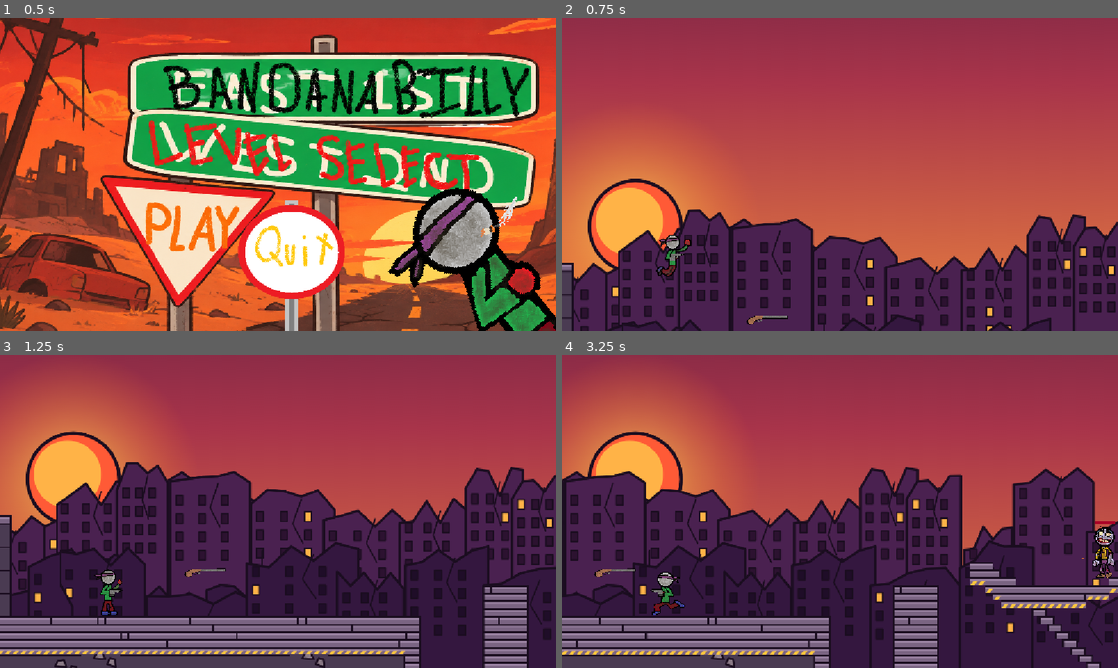
Above: before the commit, frames 1-4 (two rows, left to right).
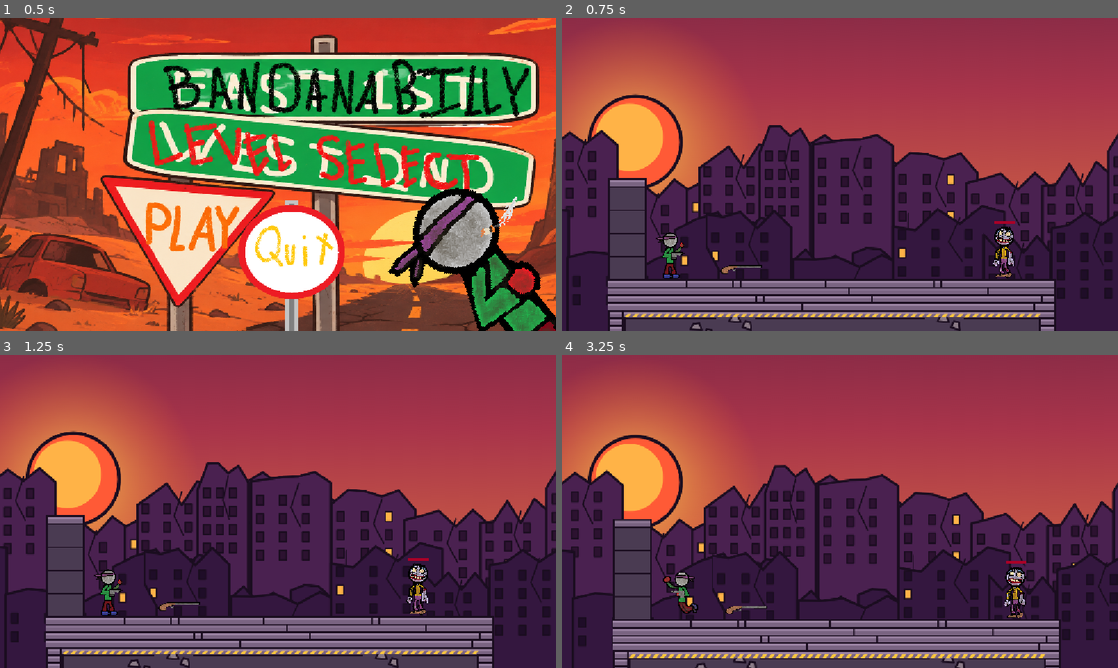
Above: after the commit, the same moments.

Repository: CodingFox007/ByteJam2026
Game: Godot game, scene res://Scenes/title_screen.tscn
Same seed, same stepped clock (60 frames per second), same inputs: the game is played once before the commit and once after it.
Inputs (mouse positions are in pixels of both pictures, inside the frame that each line leads up to):
- Up to frame 1 (0.5 s): no input
- Up to frame 2 (0.75 s): click (751, 230) at 0.5 s
- Up to frame 3 (1.25 s): no input
- Up to frame 4 (3.25 s): move the mouse to (962, 495) at 1.27 s; hold E (interact) 1.28-2.03 s; hold Right (right) 1.28-2.78 s; tap Space (jump) at 1.52, 2.27 s; move the mouse to (728, 527) at 2.02 s; click (728, 527) at 2.1 s; move the mouse to (895, 442) at 2.77 s; hold A (left) from 2.78 s (still down); hold E (interact) from 2.78 s (still down)

Frame 1 is identical in both runs. In frame 2, 52% of the frame differs, in the area x 0-100%, y 11-100%; in frame 3, 28%; in frame 4, 37%.

Commit message:
Added Pause Menu

Diff:
--- a/byte-jam-26/Scenes/level_1.tscn
+++ b/byte-jam-26/Scenes/level_1.tscn
@@ -10,6 +10,7 @@
 [ext_resource type="Texture2D" uid="uid://b6srrtyjgbl5f" path="res://Tiles/city_tileset_64.png" id="8_bjebc"]
 [ext_resource type="PackedScene" uid="uid://cfxrvu7mhfkkm" path="res://Scenes/BottomOfMap.tscn" id="8_xrdnt"]
 [ext_resource type="PackedScene" uid="uid://c631ytftbd2x4" path="res://Scenes/enemy.tscn" id="9_wrinw"]
+[ext_resource type="PackedScene" uid="uid://daj160a5dm3o8" path="res://Scenes/pause_menu.tscn" id="11_af3po"]
 
 [sub_resource type="TileSetAtlasSource" id="TileSetAtlasSource_bjebc"]
 texture = ExtResource("6_j7kpp")
@@ -1670,7 +1671,7 @@
 x_draw_order_reversed = true
 
 [node name="Player" parent="." unique_id=1882964120 instance=ExtResource("7_lsmp6")]
-position = Vector2(81, -42)
+position = Vector2(-71, 138)
 
 [node name="TileMapLayer3" type="TileMapLayer" parent="." unique_id=442886006]
 y_sort_enabled = true
@@ -1686,10 +1687,21 @@
 shape = SubResource("WorldBoundaryShape2D_boc63")
 
 [node name="Zombie" parent="." unique_id=1441788404 instance=ExtResource("9_wrinw")]
-position = Vector2(1400, 434)
+position = Vector2(657, 563)
 
 [node name="Zombie2" parent="." unique_id=1825210692 instance=ExtResource("9_wrinw")]
-position = Vector2(1563, 400)
+position = Vector2(1229, 496)
+
+[node name="Zombie3" parent="." unique_id=816205915 instance=ExtResource("9_wrinw")]
+position = Vector2(1510, 412)
+
+[node name="Zombie4" parent="." unique_id=1655414134 instance=ExtResource("9_wrinw")]
+position = Vector2(1795, 413)
 
 [node name="ShotgunPickup" parent="." unique_id=980105988 instance=ExtResource("4_chwpn")]
-position = Vector2(305, 534)
+position = Vector2(99, 604)
+
+[node name="CanvasLayer" type="CanvasLayer" parent="." unique_id=2086266005]
+layer = 10
+
+[node name="PauseMenu" parent="CanvasLayer" unique_id=1778314687 instance=ExtResource("11_af3po")]
--- /dev/null
+++ b/byte-jam-26/Scenes/pause_menu.tscn
@@ -0,0 +1,56 @@
+[gd_scene format=3 uid="uid://daj160a5dm3o8"]
+
+[ext_resource type="Script" uid="uid://kl6ssd2qbe88" path="res://Scripts/pause_menu.gd" id="1_emv3i"]
+
+[node name="PauseMenu" type="Control" unique_id=1778314687]
+process_mode = 3
+layout_mode = 3
+anchors_preset = 15
+anchor_right = 1.0
+anchor_bottom = 1.0
+grow_horizontal = 2
+grow_vertical = 2
+script = ExtResource("1_emv3i")
+
+[node name="ColorRect" type="ColorRect" parent="." unique_id=1999174152]
+layout_mode = 1
+anchors_preset = 15
+anchor_right = 1.0
+anchor_bottom = 1.0
+grow_horizontal = 2
+grow_vertical = 2
+color = Color(0, 0, 0, 0.50980395)
+
+[node name="CenterContainer" type="CenterContainer" parent="ColorRect" unique_id=1768245364]
+layout_mode = 1
+anchors_preset = 15
+anchor_right = 1.0
+anchor_bottom = 1.0
+grow_horizontal = 2
+grow_vertical = 2
+
+[node name="VBoxContainer" type="VBoxContainer" parent="ColorRect/CenterContainer" unique_id=792720935]
+layout_mode = 2
+theme_override_constants/separation = 20
+
+[node name="Label" type="Label" parent="ColorRect/CenterContainer/VBoxContainer" unique_id=1608220098]
+layout_mode = 2
+text = "PAUSED"
+horizontal_alignment = 1
+
+[node name="ResumeButton" type="Button" parent="ColorRect/CenterContainer/VBoxContainer" unique_id=525446750]
+layout_mode = 2
+text = "Resume"
+
+[node name="MenuButton" type="Button" parent="ColorRect/CenterContainer/VBoxContainer" unique_id=1880210319]
+layout_mode = 2
+text = "To Menu
+"
+
+[node name="QuitButton" type="Button" parent="ColorRect/CenterContainer/VBoxContainer" unique_id=1349166433]
+layout_mode = 2
+text = "Quit Game"
+
+[connection signal="pressed" from="ColorRect/CenterContainer/VBoxContainer/ResumeButton" to="." method="_on_resume_button_pressed"]
+[connection signal="pressed" from="ColorRect/CenterContainer/VBoxContainer/MenuButton" to="." method="_on_menu_button_pressed"]
+[connection signal="pressed" from="ColorRect/CenterContainer/VBoxContainer/QuitButton" to="." method="_on_quit_button_pressed"]
--- /dev/null
+++ b/byte-jam-26/Scripts/pause_menu.gd
@@ -0,0 +1,44 @@
+
+extends Control
+
+# Change this to the actual path of your main menu scene
+@export_file("*.tscn") var main_menu_scene: String = "res://Scenes/title_screen.tscn"
+
+
+func _ready() -> void:
+	process_mode = Node.PROCESS_MODE_ALWAYS
+	hide()
+
+
+func _input(event: InputEvent) -> void:
+	if event.is_action_pressed("pause") and not event.is_echo():
+
+		if get_tree().paused:
+			resume_game()
+		else:
+			pause_game()
+
+		get_viewport().set_input_as_handled()
+
+
+func pause_game() -> void:
+	show()
+	get_tree().paused = true
+
+
+func resume_game() -> void:
+	get_tree().paused = false
+	hide()
+
+
+func _on_resume_button_pressed() -> void:
+	resume_game()
+
+
+func _on_menu_button_pressed() -> void:
+	get_tree().paused = false
+	get_tree().change_scene_to_file(main_menu_scene)
+
+
+func _on_quit_button_pressed() -> void:
+	get_tree().quit()
--- a/byte-jam-26/project.godot
+++ b/byte-jam-26/project.godot
@@ -58,6 +58,11 @@
 , Object(InputEventJoypadButton,"resource_local_to_scene":false,"resource_name":"","device":-1,"button_index":2,"pressure":0.0,"pressed":true,"script":null)
 ]
 }
+pause={
+"deadzone": 0.2,
+"events": [Object(InputEventKey,"resource_local_to_scene":false,"resource_name":"","device":16,"window_id":0,"alt_pressed":false,"shift_pressed":false,"ctrl_pressed":false,"meta_pressed":false,"pressed":false,"keycode":0,"physical_keycode":4194305,"key_label":0,"unicode":0,"location":0,"echo":false,"script":null)
+]
+}
 
 [layer_names]
 
Not shown, added: byte-jam-26/Audio/Zombie/Zombie-Slap.mp3.import
Not shown, added: byte-jam-26/Scripts/pause_menu.gd.uid
